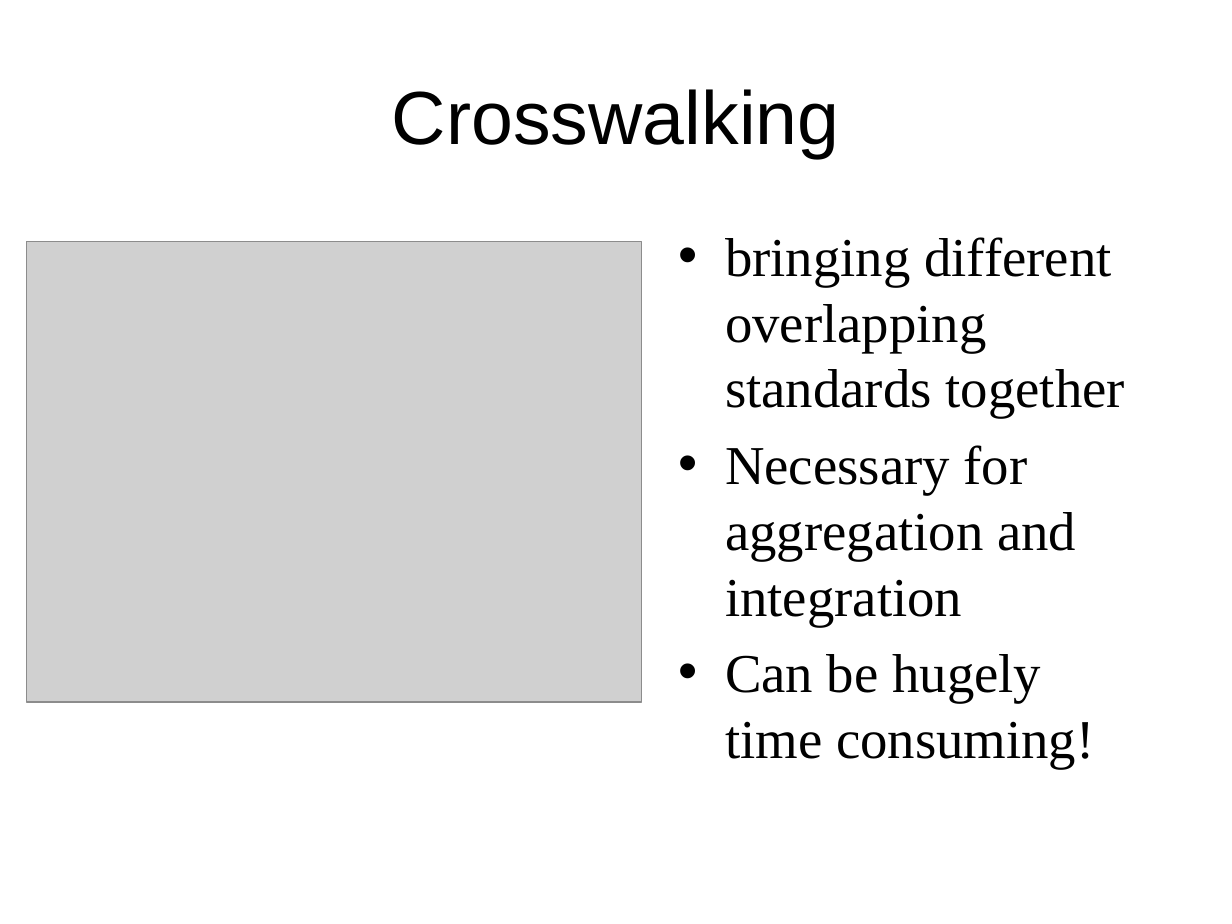
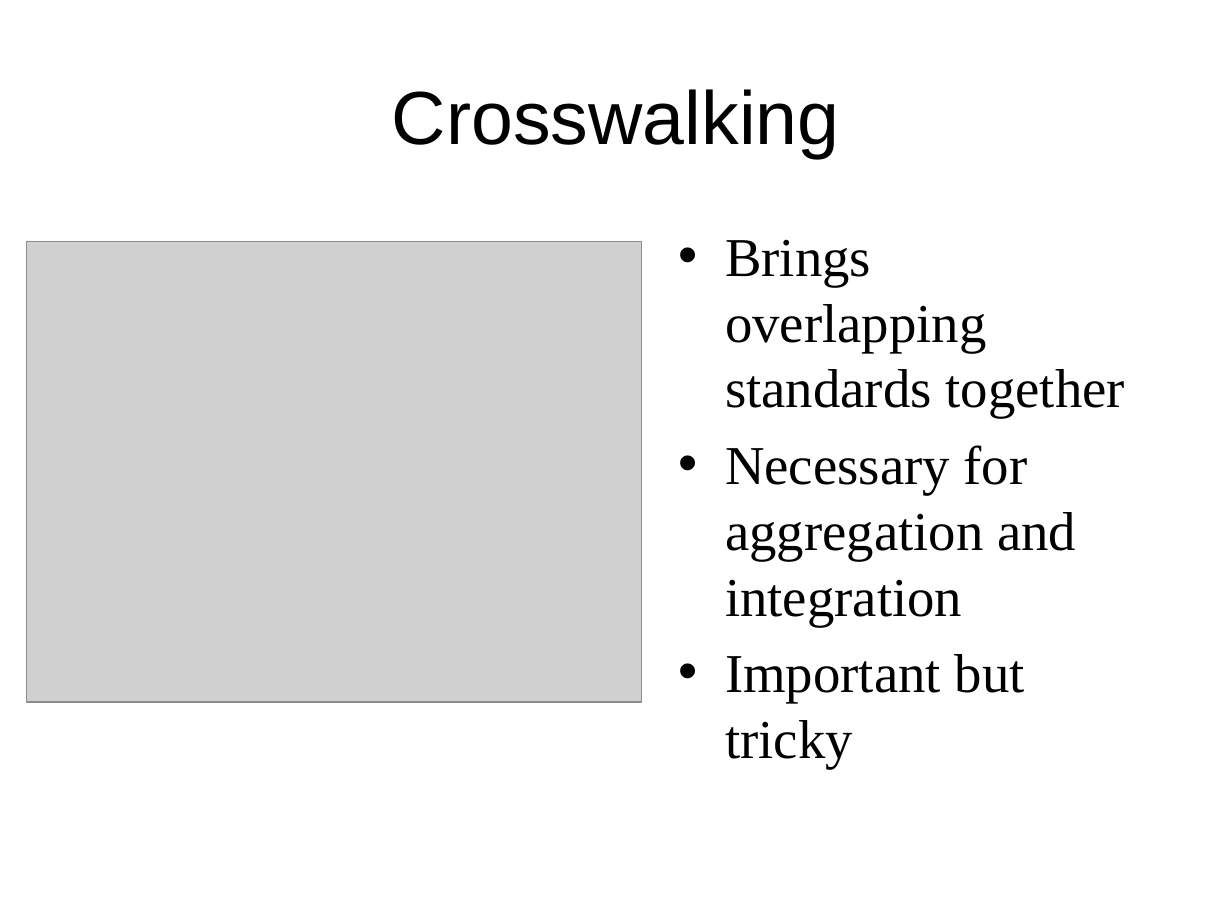
Before and after one commit to DataCurationWorkshop/HongKongCurationWorkshop, a slide deck: slide 24 of Day_2/Day_2_Lectures/Day_2_Lecture_Metadata2.pptx (slide 22 before the commit). Drawn at 1232x924 pixels with LibreOffice and Linux fonts; fonts in the diff are those of the drawing; grey boxes stand for pictures; background and template pictures are left out. Boxes give left, top, right and bottom in pixels: in the first picture for what was removed or moved away, otherwise in the second. Text is boxed around its words. In the diff, an @@ line names an element or a change of style, - is before the commit and + after.

```diff
--- a/Day_2/Day_2_Lectures/Day_2_Lecture_Metadata2.pptx
+++ b/Day_2/Day_2_Lectures/Day_2_Lecture_Metadata2.pptx
@@ text at box(725, 239, 1125, 418): text changed @@
-• bringing different overlapping standards together
+• Brings overlapping standards together
@@ text at box(725, 654, 1025, 769): text changed @@
-• Can be hugely time consuming!
+• Important but tricky
```
Also in this commit, not shown: 4 other slides changed, 14 slides added, 10 slides removed, 1 other file.
